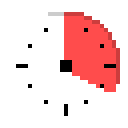
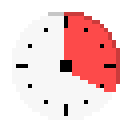
Layered file, before and after one edit (128 x 128). Changes by layer:
painted on "Layer 4" over [64, 16, 68, 28]
added layer "Layer 5" above "Layer 1" over [12, 12, 112, 120]
